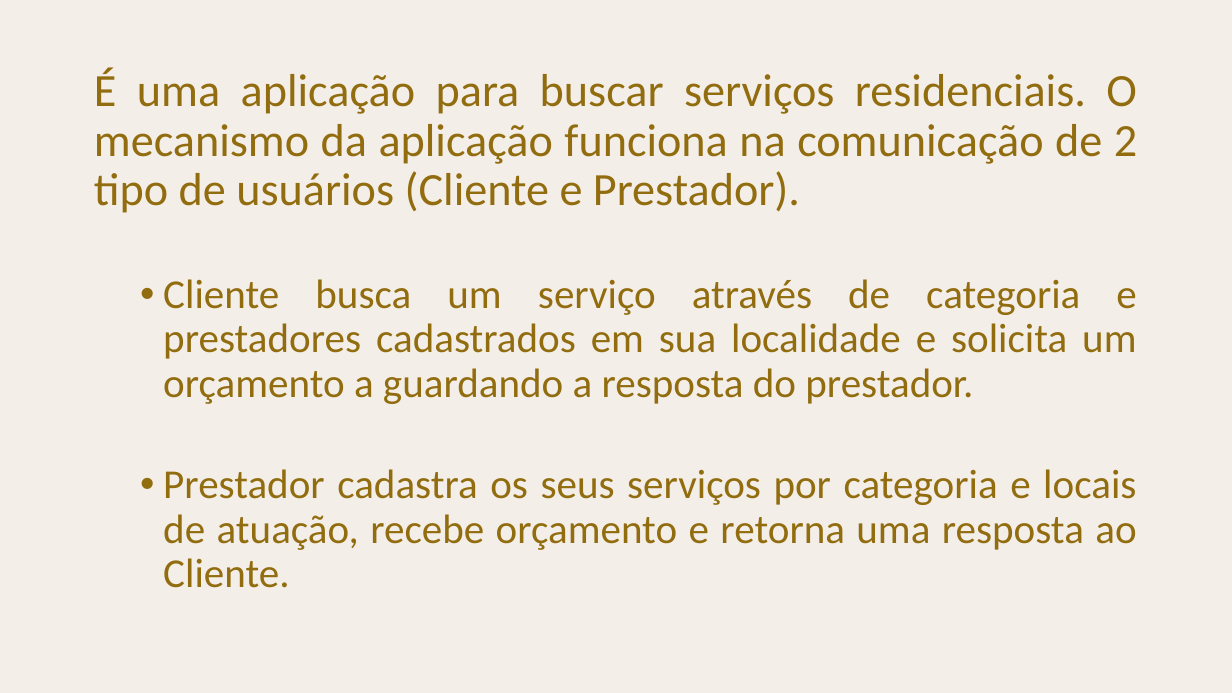
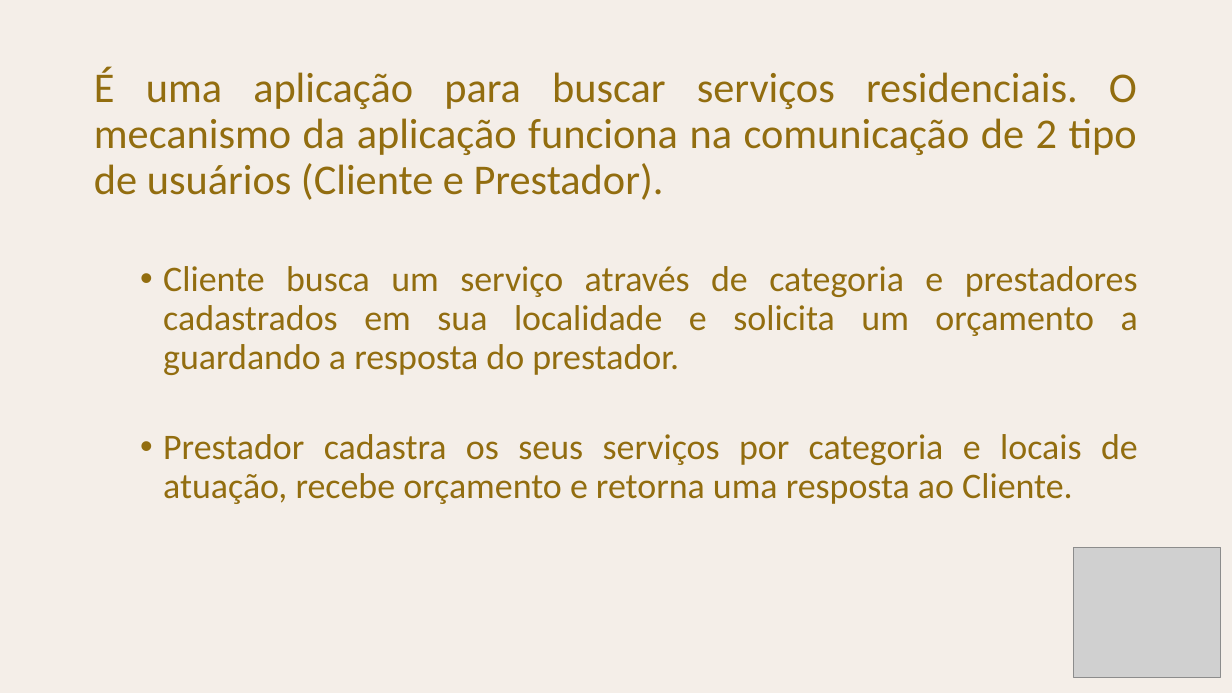
Before and after one commit to viniciusleitempergher/work2home, a slide deck: slide 3 of ApresentaçãoWork2home.pptx. Drawn at 1232x693 pixels with LibreOffice and Linux fonts; fonts in the diff are those of the drawing; grey boxes stand for pictures. Boxes give left, top, right and bottom in pixels: in the first picture for what was removed or moved away, otherwise in the second. Text is boxed around its words. In the diff, an @@ line names an element or a change of style, - is before the commit and + after.

```diff
--- a/ApresentaçãoWork2home.pptx
+++ b/ApresentaçãoWork2home.pptx
@@ text "É uma aplicação para buscar ..." at [94, 67, 1138, 504]: size 36 to 33 pt in "É uma aplicação para buscar serviços residenciais. ..."; size 32 to 28 pt in "Cliente busca um serviço através de categoria ...", "Prestador cadastra os seus serviços por categoria ..." @@
@@ picture added at [1074, 547, 1221, 677] @@
```
Also in this commit, not shown: 2 other slides changed, 2 slides added, 14 other files.
